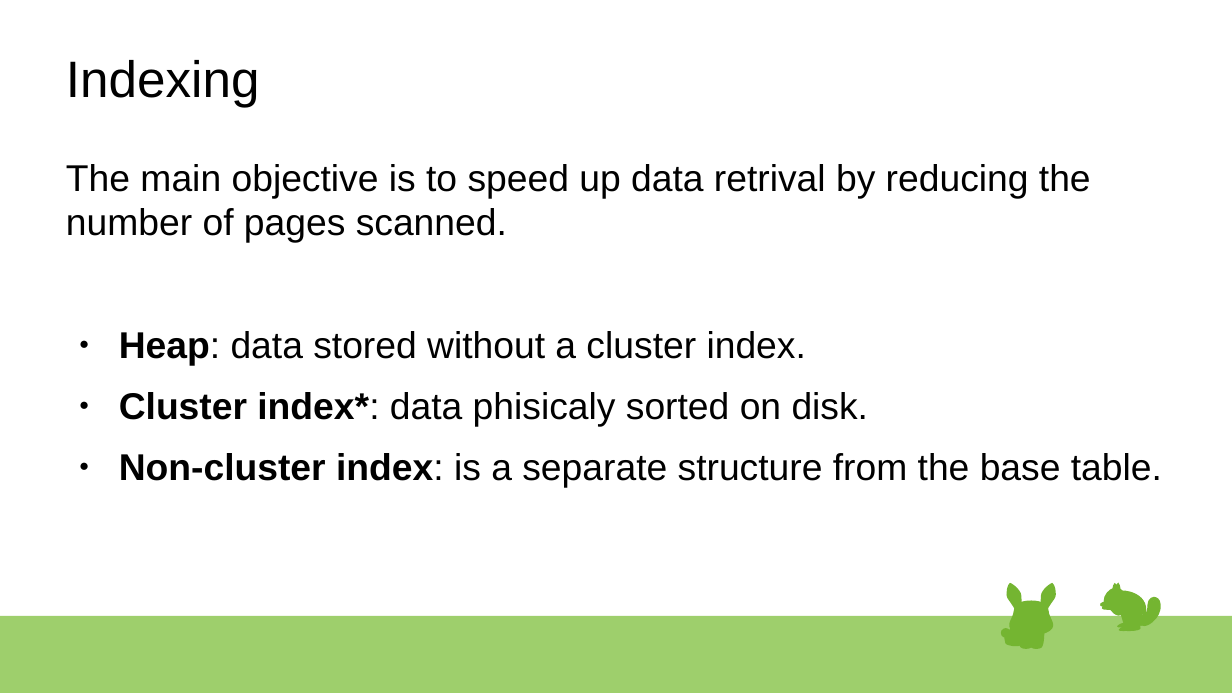
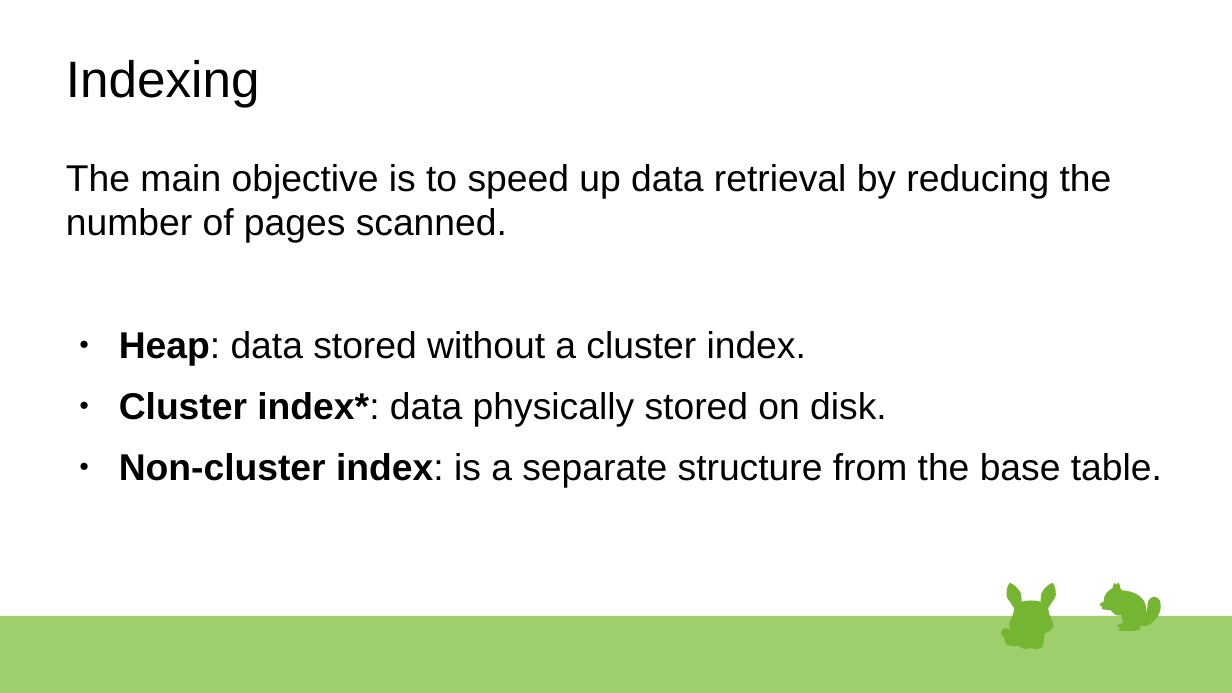
Before and after one commit to rsibanez89/postgres-indexing, a slide deck: slide 8 of Presentation.odp. Drawn at 1232x693 pixels with LibreOffice and Linux fonts; fonts in the diff are those of the drawing. Boxes give left, top, right and bottom in pixels: in the first picture for what was removed or moved away, otherwise in the second. Text is boxed around its words. In the diff, an @@ line names an element or a change of style, - is before the commit and + after.

Commit message:
Updated presentation and numbers.

```diff
--- a/Presentation.odp
+++ b/Presentation.odp
@@ text at box(66, 164, 1112, 243): text changed @@
-The main objective is to speed up data retrival by reducing the number of pages scanned.
+The main objective is to speed up data retrieval by reducing the number of pages scanned.
@@ text at box(119, 392, 887, 427): text changed @@
-● Cluster index*: data phisicaly sorted on disk.
+● Cluster index*: data physically stored on disk.
```
Also in this commit, not shown: 3 other slides changed, 1 other file.
